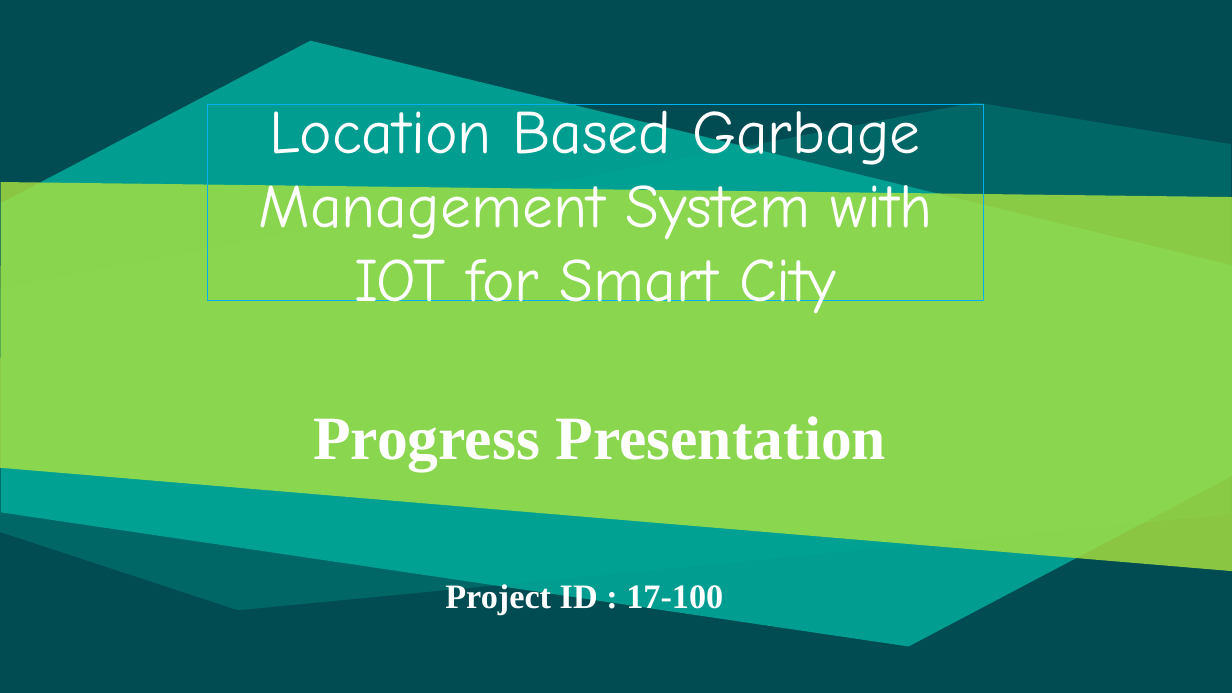
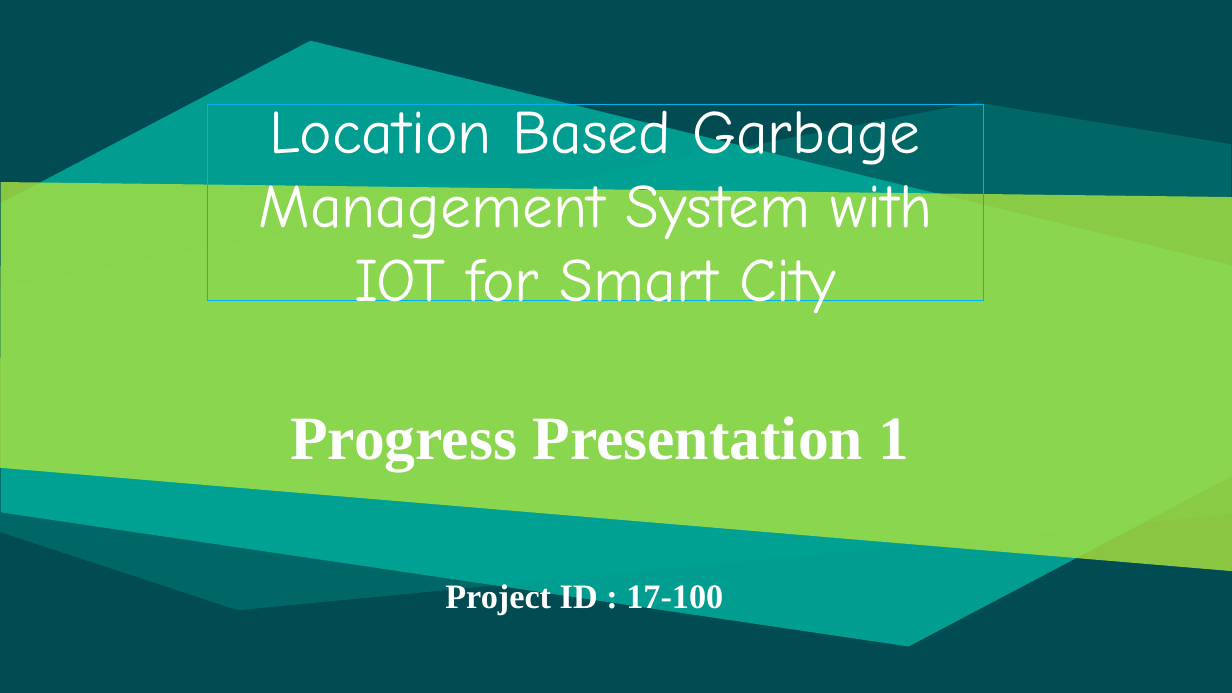
Before and after one commit to RuvindaRKR/sepm2020.github.io, a slide deck: slide 1 of Research Presentation/Progress-Presentation1.pptx. Drawn at 1232x693 pixels with LibreOffice and Linux fonts; fonts in the diff are those of the drawing. Boxes give left, top, right and bottom in pixels: in the first picture for what was removed or moved away, otherwise in the second. Text is boxed around its words. In the diff, an @@ line names an element or a change of style, - is before the commit and + after.

Commit message:
presentation completed

```diff
--- a/Research Presentation/Progress-Presentation1.pptx
+++ b/Research Presentation/Progress-Presentation1.pptx
@@ text at <box>290,416,909,471</box>: text changed @@
-Progress Presentation
+Progress Presentation 1
```
Also in this commit, not shown: 2 other files.
